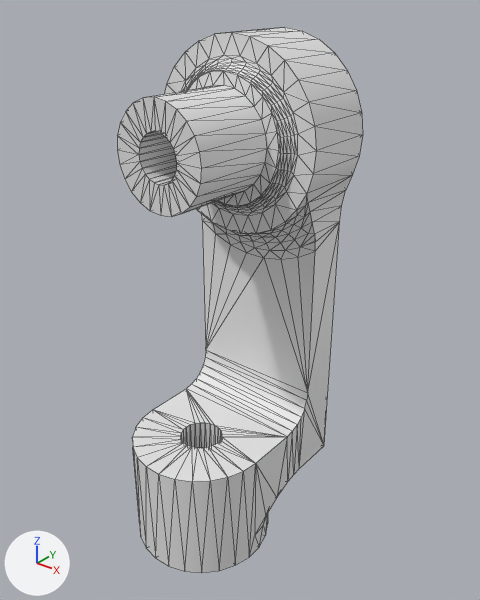
One commit to the COLLADA model data/urdf/robots/obike/meshes/front_wheel_arm.dae: the scene before it, then after it.
Before and after are seen from a 50 mm lens placed at (0.0322, -0.0348, 0.046), pointed at (0.0009, 0.0043, 0.0218). Lighting does not change. The marker at lower left points along +X, +Y and +Z. Mesh edges are drawn as thin lines.

The older version as bpy lines, for what is in view:
```python
me_front_wheel_arm_v2 = bpy.data.meshes.new('front wheel arm v2')
me_front_wheel_arm_v2.from_pydata(...)  # 625 vertices, 1250 faces; spans x -0.0075..0.0075, y -0.006..0.0125, z 0.0..0.0425
me_front_wheel_arm_v2.materials.append(mat_opaque_202_209_238__001)  # white #e7e7e7
ob_front_wheel_arm_v2 = bpy.data.objects.new('front wheel arm v2', me_front_wheel_arm_v2)
ob_front_wheel_arm_v2.location = (0.0, 0.0, 0.0)
```
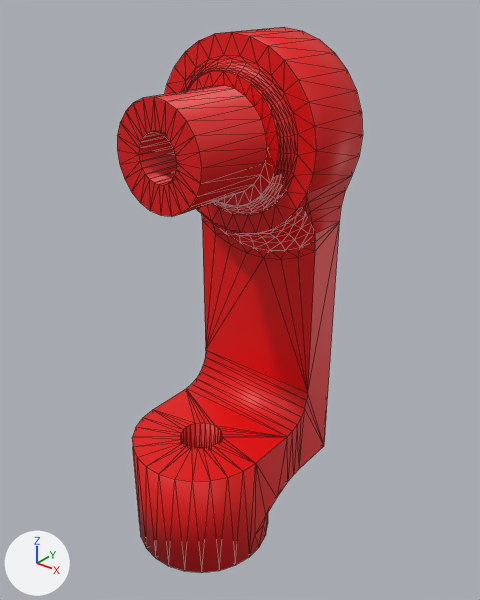
Where the change shows, as pixel boxes [x1, y1, x2, y2] in the pictures (480 x 600 px):
'front wheel arm v2', recoloured, shading changed (white to red): [117, 27, 363, 573] in both

Patch to the scene script:
```diff
--- a/data/urdf/robots/obike/meshes/front_wheel_arm.dae.py
+++ b/data/urdf/robots/obike/meshes/front_wheel_arm.dae.py
@@ mat_opaque_202_209_238__002 @@
+mat_opaque_202_209_238__002 = principled_material('Opaque(202,209,238).002')
+mat_opaque_202_209_238__002.base_color = (0.8, 0.0, 0.0)  # red #e70000
@@ me_front_wheel_arm_v2 @@
 me_front_wheel_arm_v2.from_pydata(...)  # 625 vertices, 1250 faces; spans x -0.0075..0.0075, y -0.006..0.0125, z 0.0..0.0425
 # used by ob_front_wheel_arm_v2; location = (0.0, 0.0, 0.0)
-me_front_wheel_arm_v2.materials.append(mat_opaque_202_209_238__001)  # white #e7e7e7
+# me_front_wheel_arm_v2 part 1: edges marked sharp go from 328 to 350
+me_front_wheel_arm_v2.materials.append(mat_opaque_202_209_238__002)  # red #e70000
```
